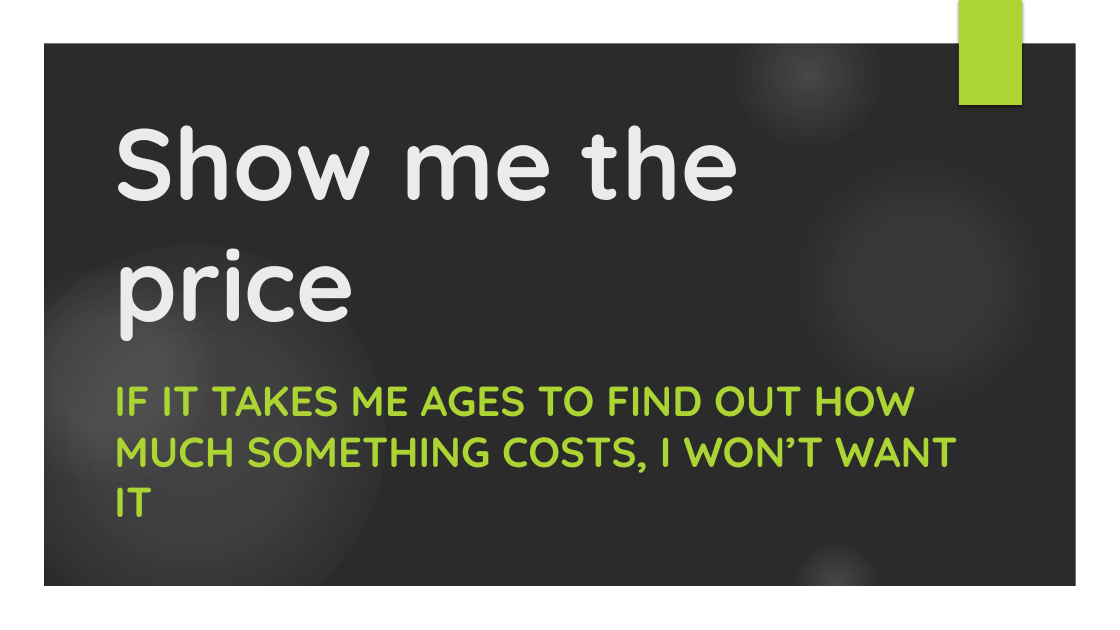
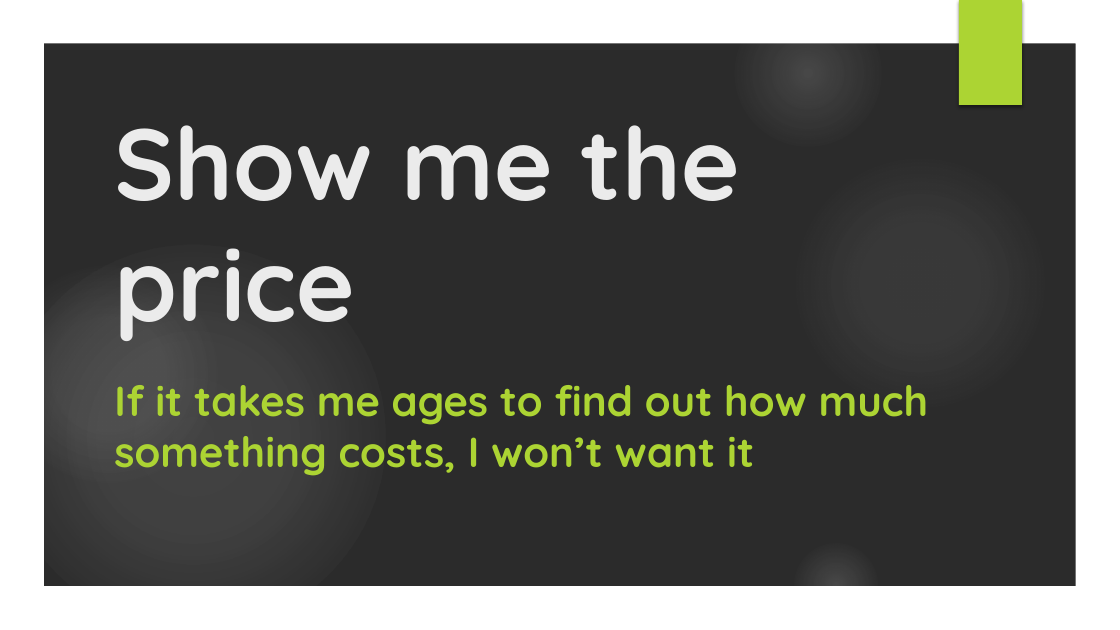
Before and after one commit to owenniblock/owenniblock, a slide deck: slide 15 of talks/id24 - ND Web Design.pptx. Drawn at 1120x630 pixels with LibreOffice and Linux fonts; fonts in the diff are those of the drawing; background and template pictures are left out; a plain dark background stands for a picture behind light text. Boxes give left, top, right and bottom in pixels: in the first picture for what was removed or moved away, otherwise in the second. Text is boxed around its words. In the diff, an @@ line names an element or a change of style, - is before the commit and + after.

```diff
--- a/talks/id24 - ND Web Design.pptx
+++ b/talks/id24 - ND Web Design.pptx
@@ subtitle at box(114, 385, 929, 476): text changed @@
-IF IT TAKES ME AGES TO FIND OUT HOW MUCH SOMETHING COSTS, I WON’T WANT IT
+If it takes me ages to find out how much something costs, I won’t want it
```
Also in this commit, not shown: 21 other slides changed.
